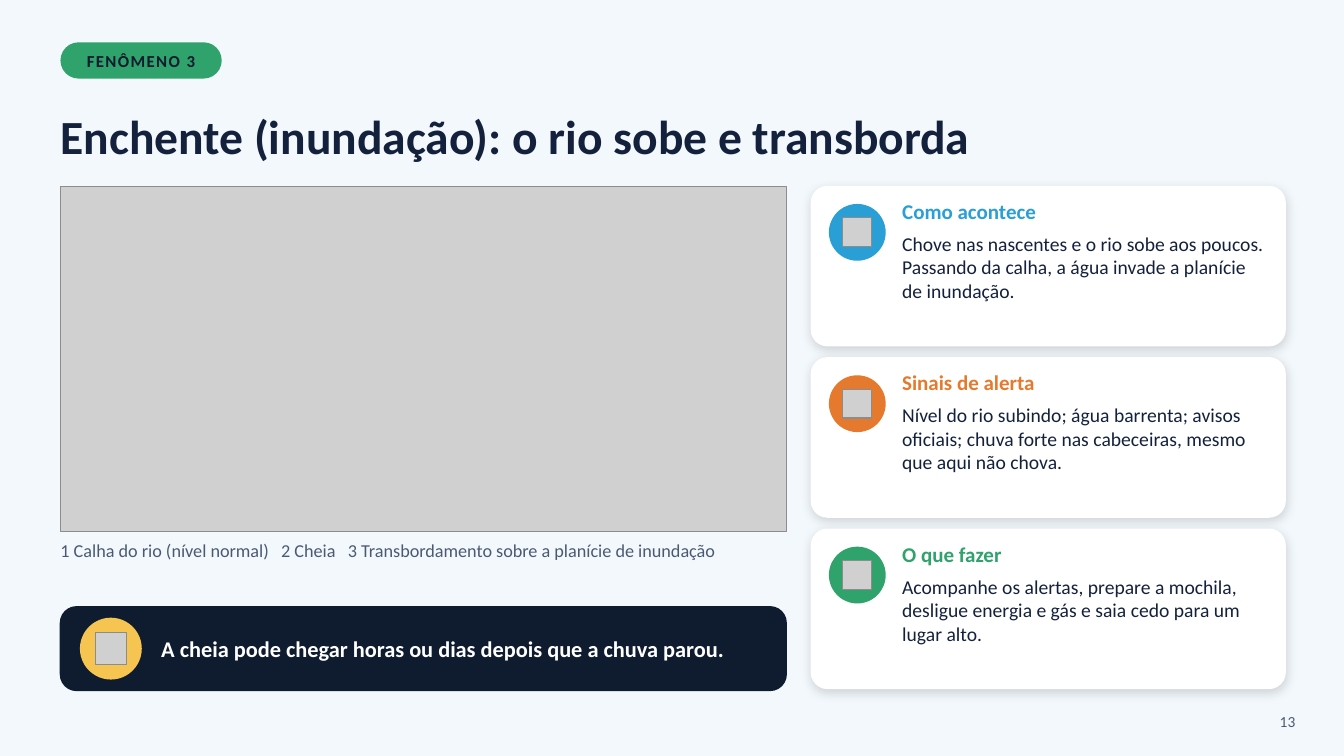
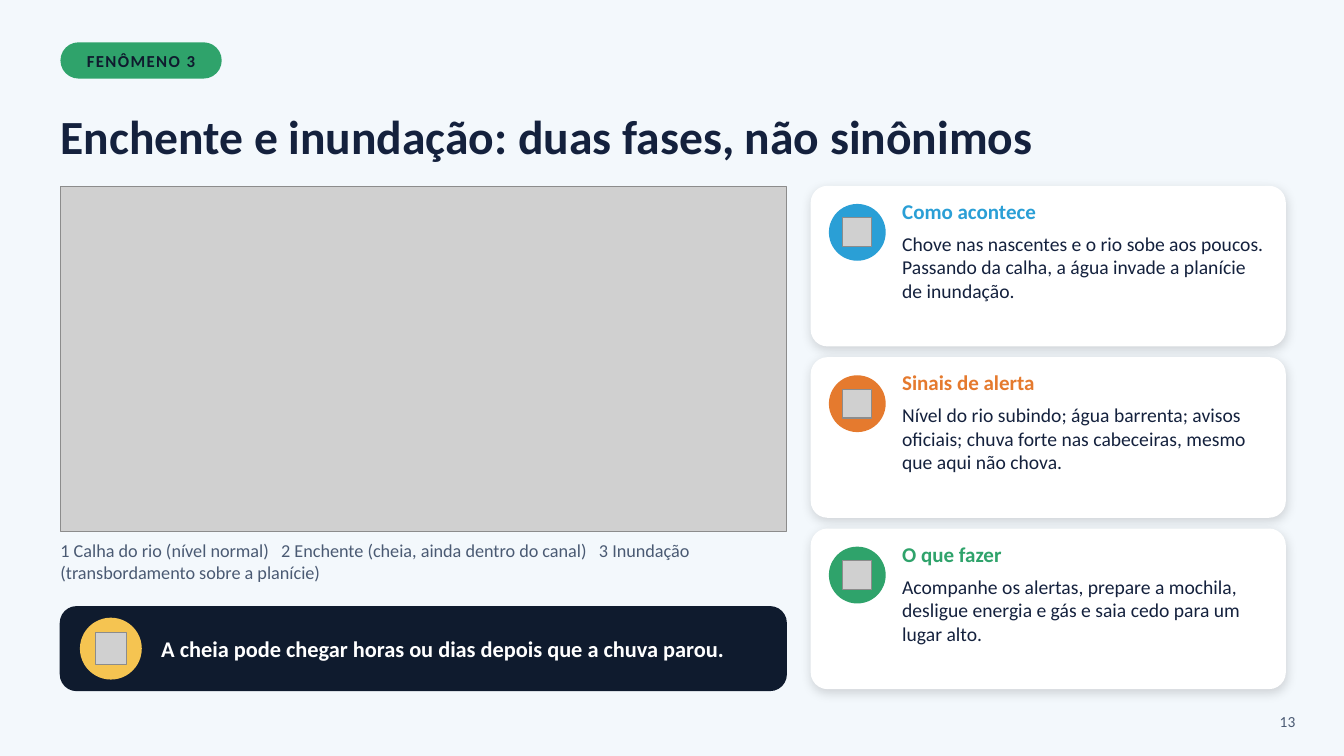
Before and after one commit to antonioaigeo/hidro_reducao-riscos, a slide deck: slide 13 of materiais/HIDRO_Oficina_Estudantes.pptx. Drawn at 1344x756 pixels with LibreOffice and Linux fonts; fonts in the diff are those of the drawing; grey boxes stand for pictures. Boxes give left, top, right and bottom in pixels: in the first picture for what was removed or moved away, otherwise in the second. Text is boxed around its words. In the diff, an @@ line names an element or a change of style, - is before the commit and + after.

```diff
--- a/materiais/HIDRO_Oficina_Estudantes.pptx
+++ b/materiais/HIDRO_Oficina_Estudantes.pptx
@@ text at [60,120,1032,162]: text changed @@
-Enchente (inundação): o rio sobe e transborda
+Enchente e inundação: duas fases, não sinônimos
@@ text at [60,544,689,582]: text changed @@
-1 Calha do rio (nível normal) 2 Cheia 3 Transbordamento sobre a planície de inundação
+1 Calha do rio (nível normal) 2 Enchente (cheia, ainda dentro do canal) 3 Inundação (transbordamento sobre a planície)
```
Also in this commit, not shown: 1 other slide changed, 19 other files.
